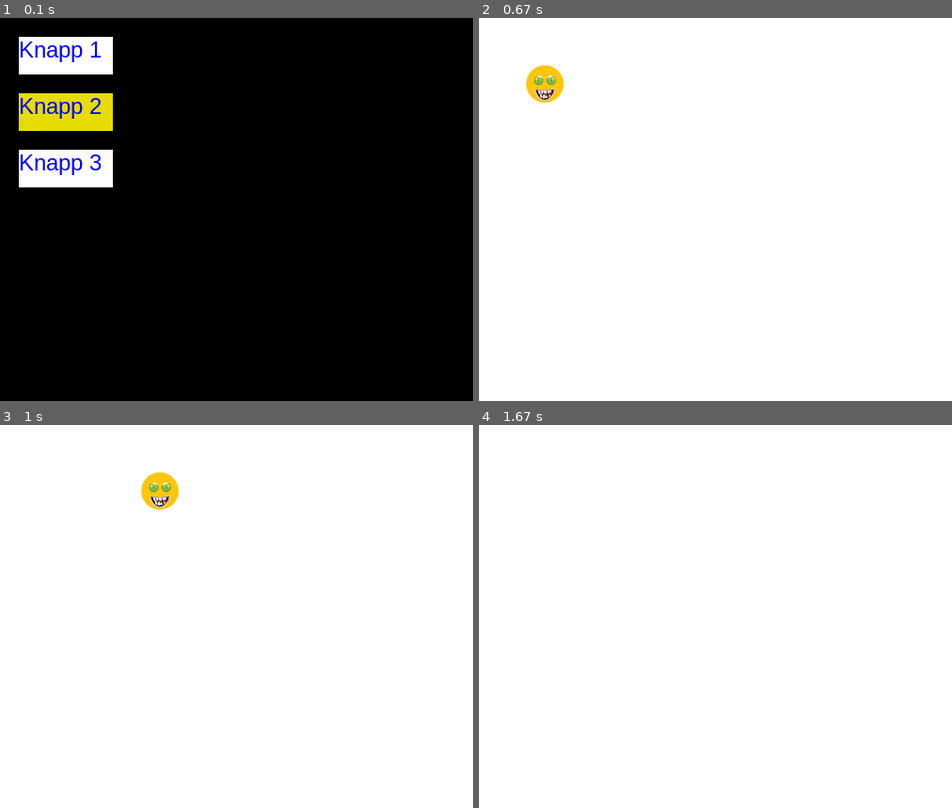
Above: before the commit, frames 1-4 (two rows, left to right).
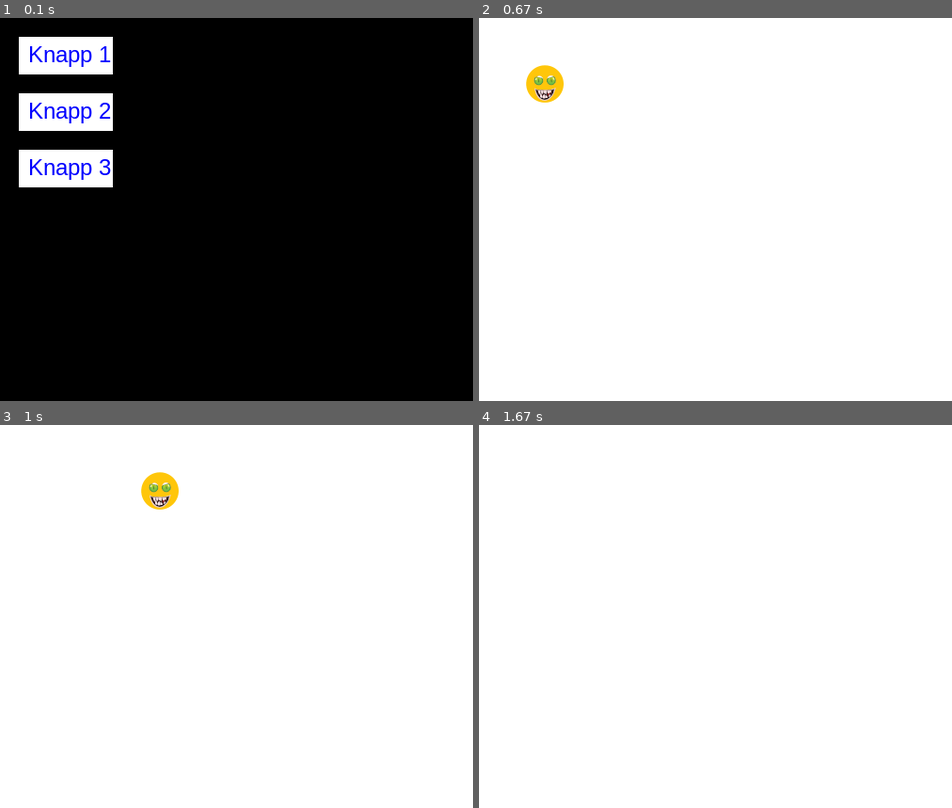
Above: after the commit, the same moments.

Repository: rasmusgraver/IT2_pensum_2025
Game: pygame game, started from Kap 4 PyGame/Knapper/main.py
Same seed, same stepped clock (60 frames per second), same inputs: the game is played once before the commit and once after it.
Inputs:
- Up to frame 1 (0.1 s): no input
- Up to frame 2 (0.67 s): click "Knapp 1" at 0.38 s
- Up to frame 3 (1 s): hold Right from 0.67 s (still down)
- Up to frame 4 (1.67 s): release Right at 1.13 s; hold Up 1.17-1.47 s

The runs differ from the first frame. In frame 1, 3.0% of the frame differs, in the area x 3-24%, y 6-43%; in frame 2, nothing differs; in frame 3, nothing differs; in frame 4, nothing differs.

Commit message:
3 knapper update

Diff:
--- a/Kap 4 PyGame/Knapper/main.py
+++ b/Kap 4 PyGame/Knapper/main.py
@@ -9,9 +9,16 @@
 font = pg.font.SysFont("Arial", 24)
 KNAPP_HEIGHT = 40
 KNAPP_WIDTH = 100
+PADDING_X = 10
+PADDING_Y = 5
 knapp1 = pg.Rect(20, 20, KNAPP_WIDTH, KNAPP_HEIGHT)
 knapp2 = pg.Rect(20, 20 + (KNAPP_HEIGHT+20), KNAPP_WIDTH, KNAPP_HEIGHT)
 knapp3 = pg.Rect(20, 20 + (KNAPP_HEIGHT+20)*2, KNAPP_WIDTH, KNAPP_HEIGHT)
+
+def tegnKnapp(vindu, knapp:pg.Rect, tekst:str):
+    pg.draw.rect(vindu, WHITE, knapp)
+    tekstBilde = font.render(tekst, True, BLUE).convert_alpha()
+    vindu.blit(tekstBilde, (knapp.x + PADDING_X, knapp.y + PADDING_Y))
 
 
 running = True
@@ -23,7 +30,11 @@
         elif event.type == pg.KEYDOWN and event.key == pg.K_ESCAPE:
             running = False
         elif event.type == pg.MOUSEBUTTONDOWN:
-            if knapp1.collidepoint(event.pos):
+            # MERK: 2 ulike måter å hente museklikk sin posisjon på under her.
+            # mouse.get_pos() eller event.pos (Merk: Siste er ikke en funksjon...)
+            # Begge fungerer fint:
+            mx, my = pg.mouse.get_pos()
+            if knapp1.collidepoint( (mx,my) ):
                 print("Spill 1")
                 spill1(vindu, clock)
 
@@ -33,23 +44,11 @@
             if knapp3.collidepoint(event.pos):
                 print("Spill 3")
 
-
     vindu.fill(BLACK)
 
-
-
-    pg.draw.rect(vindu, WHITE, knapp1)
-    bilde = font.render("Knapp 1", True, BLUE).convert_alpha()
-    vindu.blit(bilde, (knapp1.x, knapp1.y))
-
-    pg.draw.rect(vindu, YELLOW, knapp2)
-    bilde = font.render("Knapp 2", True, BLUE).convert_alpha()
-    vindu.blit(bilde, (knapp2.x, knapp2.y))
-
-    pg.draw.rect(vindu, WHITE, knapp3)
-    bilde = font.render("Knapp 3", True, BLUE).convert_alpha()
-    vindu.blit(bilde, (knapp3.x, knapp3.y))
-
+    tegnKnapp(vindu, knapp1, "Knapp 1")
+    tegnKnapp(vindu, knapp2, "Knapp 2")
+    tegnKnapp(vindu, knapp3, "Knapp 3")
 
     # Disse har vi alltid til slutt:
     pg.display.flip()
